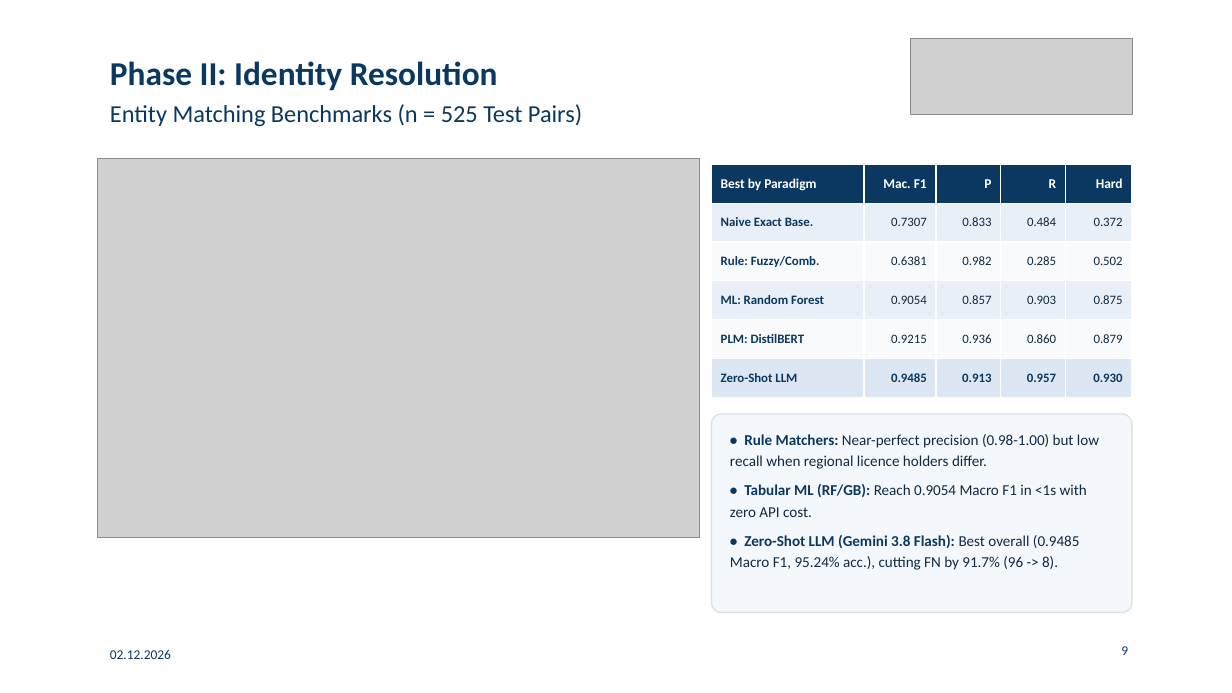
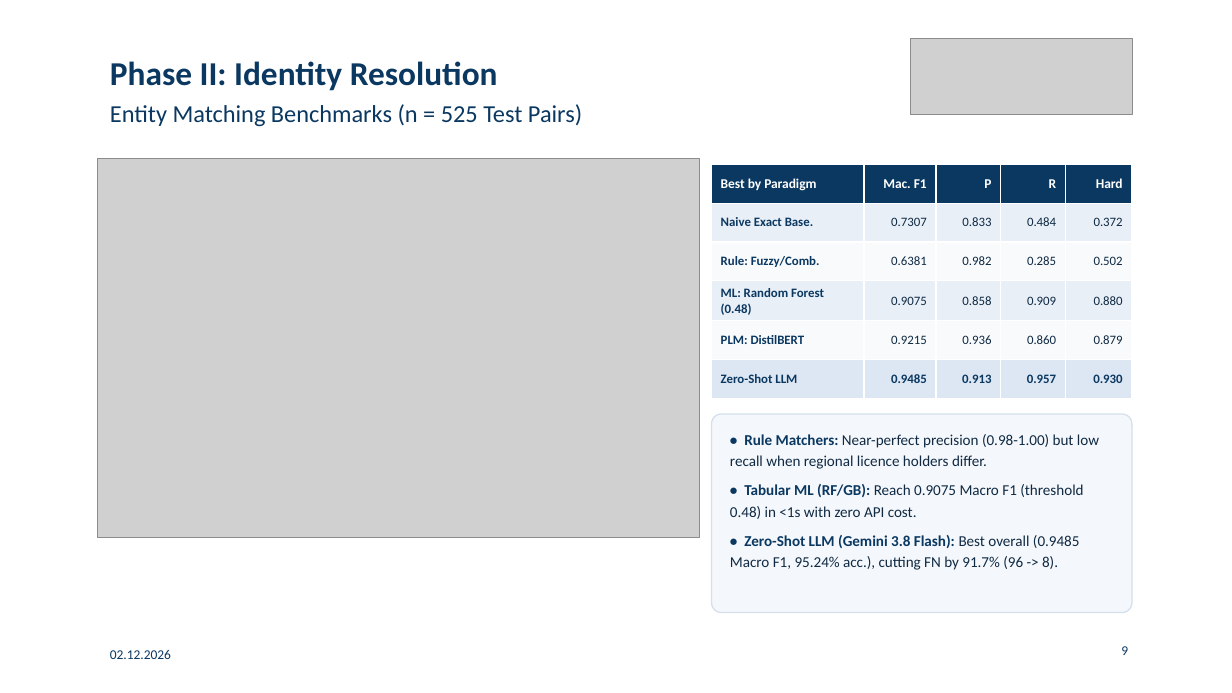
Before and after one commit to gabegagster/wdi-drug-integration, a slide deck: slide 9 of docs/presentation/wdi_drug_integration_presentation.pptx. Drawn at 1232x693 pixels with LibreOffice and Linux fonts; fonts in the diff are those of the drawing; grey boxes stand for pictures. Boxes give left, top, right and bottom in pixels: in the first picture for what was removed or moved away, otherwise in the second. Text is boxed around its words. In the diff, an @@ line names an element or a change of style, - is before the commit and + after.

Commit message:
Updated project report and presentation with phase III results and added the contribution table

```diff
--- a/docs/presentation/wdi_drug_integration_presentation.pptx
+++ b/docs/presentation/wdi_drug_integration_presentation.pptx
@@ table at bbox=[712, 165, 1132, 397] @@
-row 4: ML: Random Forest | 0.9054 | 0.857 | 0.903 | 0.875
+row 4: ML: Random Forest (0.48) | 0.9075 | 0.858 | 0.909 | 0.880
@@ text at bbox=[730, 484, 1083, 519]: text changed @@
-• Tabular ML (RF/GB): Reach 0.9054 Macro F1 in <1s with zero API cost.
+• Tabular ML (RF/GB): Reach 0.9075 Macro F1 (threshold 0.48) in <1s with zero API cost.
```
Also in this commit, not shown: 9 other slides changed, 13 other files.
